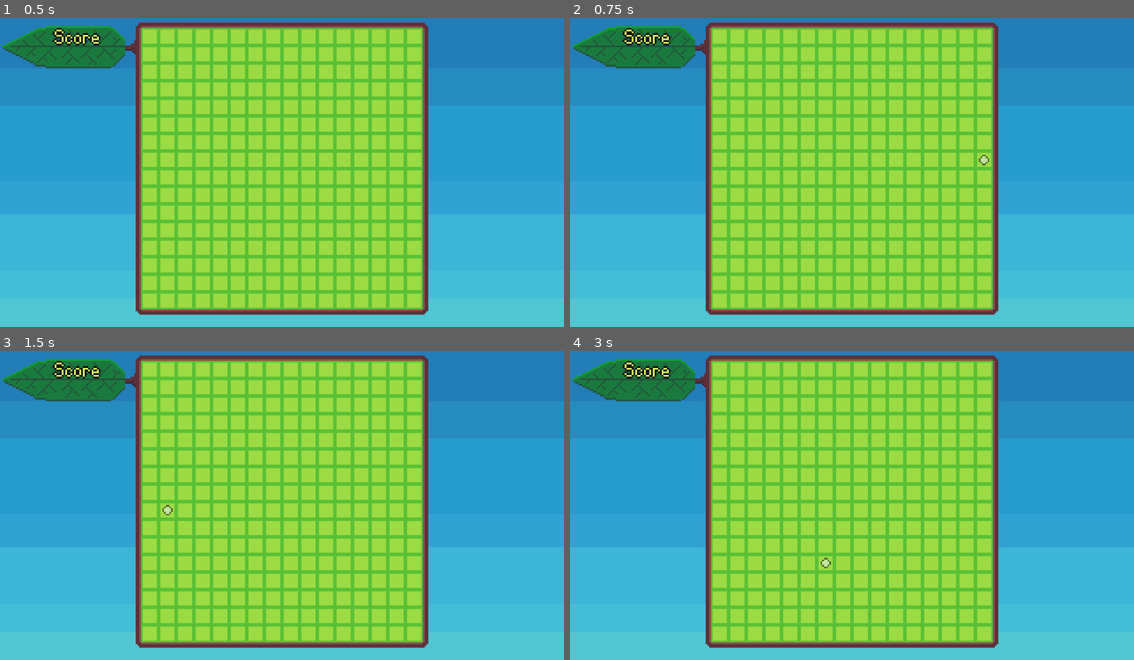
Above: before the commit, frames 1-4 (two rows, left to right).
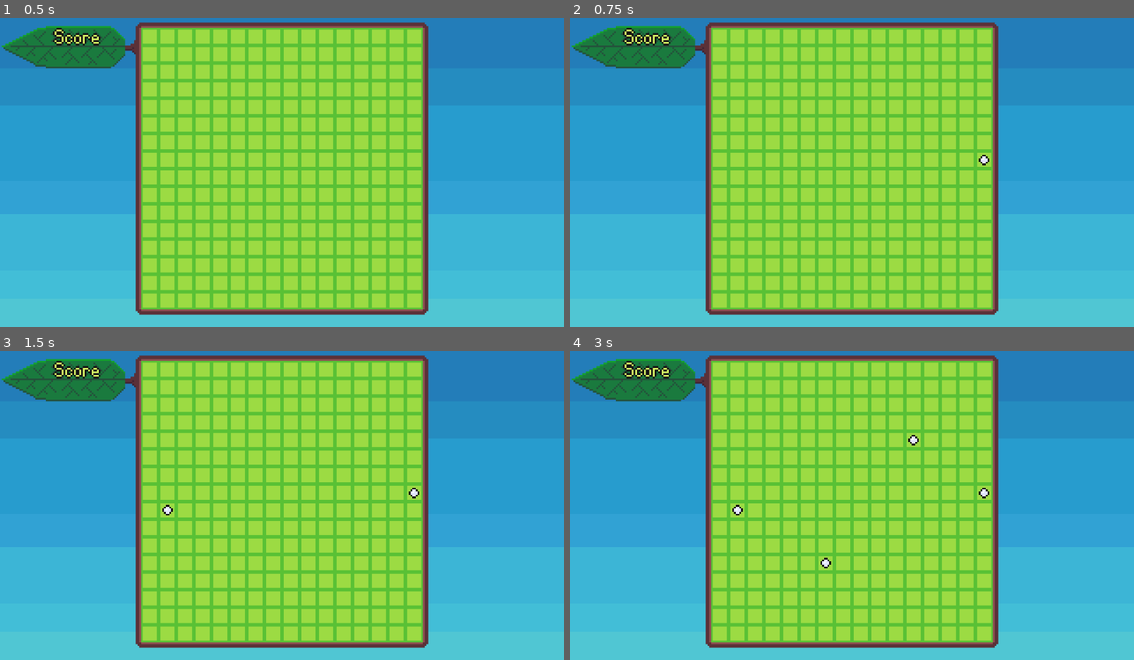
Above: after the commit, the same moments.

Repository: bdunko/Pellet
Game: Godot game, scene res://main.tscn
The game is run twice, just before and just after one commit, with the same random seed, the same clock (stepped at 60 frames per second) and the same inputs.
Inputs (mouse positions are in pixels of both pictures, inside the frame that each line leads up to):
- Up to frame 1 (0.5 s): no input
- Up to frame 2 (0.75 s): tap Enter at 0.5 s; move the mouse to (976, 153) at 0.52 s; click (976, 153) at 0.67 s
- Up to frame 3 (1.5 s): tap Space at 1.25 s; move the mouse to (169, 517) at 1.27 s; click (169, 517) at 1.42 s
- Up to frame 4 (3 s): tap Enter at 2 s; move the mouse to (908, 431) at 2.02 s; click (908, 431) at 2.17 s; tap Space at 2.75 s; move the mouse to (823, 564) at 2.77 s; click (823, 564) at 2.92 s

Frame 1 is identical in both runs. In frame 2, less than 0.1% of the frame differs, in the area x 72-75%, y 44-48%; in frame 3, less than 0.1%; in frame 4, 0.2%, in the area x 28-75%, y 27-71%.

Commit message:
Pellets placeable on board

Diff:
--- a/main.gd
+++ b/main.gd
@@ -3,6 +3,7 @@
 const GRID_OFFSET := Vector2(80, 10)
 const CELL_SIZE := Vector2(10, 10)
 const GRID_SIZE := Vector2(16, 16)
+const MAX_PELLETS := 5
 
 func _ready():
 	$PelletPreview.visible = false
@@ -32,19 +33,26 @@
 
 func _input(event):
 	if event is InputEventMouseMotion:
-		if _is_in_grid(event.position):
-			var grid_index = _to_grid_index(event.position)
-			var pos = _to_position(grid_index)
+		var grid_index = _to_grid_index(event.position)
+		var pos = _to_position(grid_index)
+		if _is_in_grid(event.position) and $Pellets.get_child_count() < MAX_PELLETS:
 			$PelletPreview.position = pos
 			$PelletPreview.visible = true
 		else:
 			$PelletPreview.visible = false
-
-		print("Mouse Click/Unclick at: ", event.position)
+	elif event is InputEventMouseButton:
 		var grid_index = _to_grid_index(event.position)
-		print("Grid: ", grid_index)
-		print("In grid?: ", _is_in_grid(event.position))
-		print("Back to pos: ", _to_position(grid_index))
+		var pos = _to_position(grid_index)
+		if _is_in_grid(event.position):
+			var empty := true
+			for child in $Pellets.get_children():
+				if child.position == pos:
+					empty = false
+					break
+			if empty == true and $Pellets.get_child_count() < MAX_PELLETS:
+				var new_pellet = load("res://pellet.tscn").instantiate()
+				new_pellet.position = pos
+				$Pellets.add_child(new_pellet)
 
 # Called every frame. 'delta' is the elapsed time since the previous frame.
 func _process(_delta):
--- a/main.tscn
+++ b/main.tscn
@@ -31,3 +31,5 @@
 [node name="PelletPreview" type="Sprite2D" parent="."]
 self_modulate = Color(1, 1, 1, 0.505882)
 texture = ExtResource("6_b0t2h")
+
+[node name="Pellets" type="Node" parent="."]
--- /dev/null
+++ b/pellet.tscn
@@ -0,0 +1,18 @@
+[gd_scene load_steps=3 format=3 uid="uid://xe84in6ej3m7"]
+
+[ext_resource type="Texture2D" uid="uid://bnghun6vkgf5v" path="res://assets/pellet.png" id="1_x86yg"]
+
+[sub_resource type="CircleShape2D" id="CircleShape2D_x2y43"]
+radius = 3.0
+
+[node name="Pellet" type="Node2D"]
+
+[node name="Sprite2D" type="Sprite2D" parent="."]
+texture = ExtResource("1_x86yg")
+
+[node name="Hitbox" type="Area2D" parent="."]
+collision_layer = 2
+collision_mask = 0
+
+[node name="Shape" type="CollisionShape2D" parent="Hitbox"]
+shape = SubResource("CircleShape2D_x2y43")
--- a/project.godot
+++ b/project.godot
@@ -23,6 +23,15 @@
 window/size/window_height_override=1080
 window/stretch/scale=6.0
 
+[layer_names]
+
+2d_physics/layer_1="Snake Head"
+2d_physics/layer_2="Snake Body"
+2d_physics/layer_3="Pellets"
+2d_physics/layer_4="Bugs"
+2d_physics/layer_5="Bullets"
+2d_physics/layer_6="Walls"
+
 [rendering]
 
 textures/canvas_textures/default_texture_filter=0
